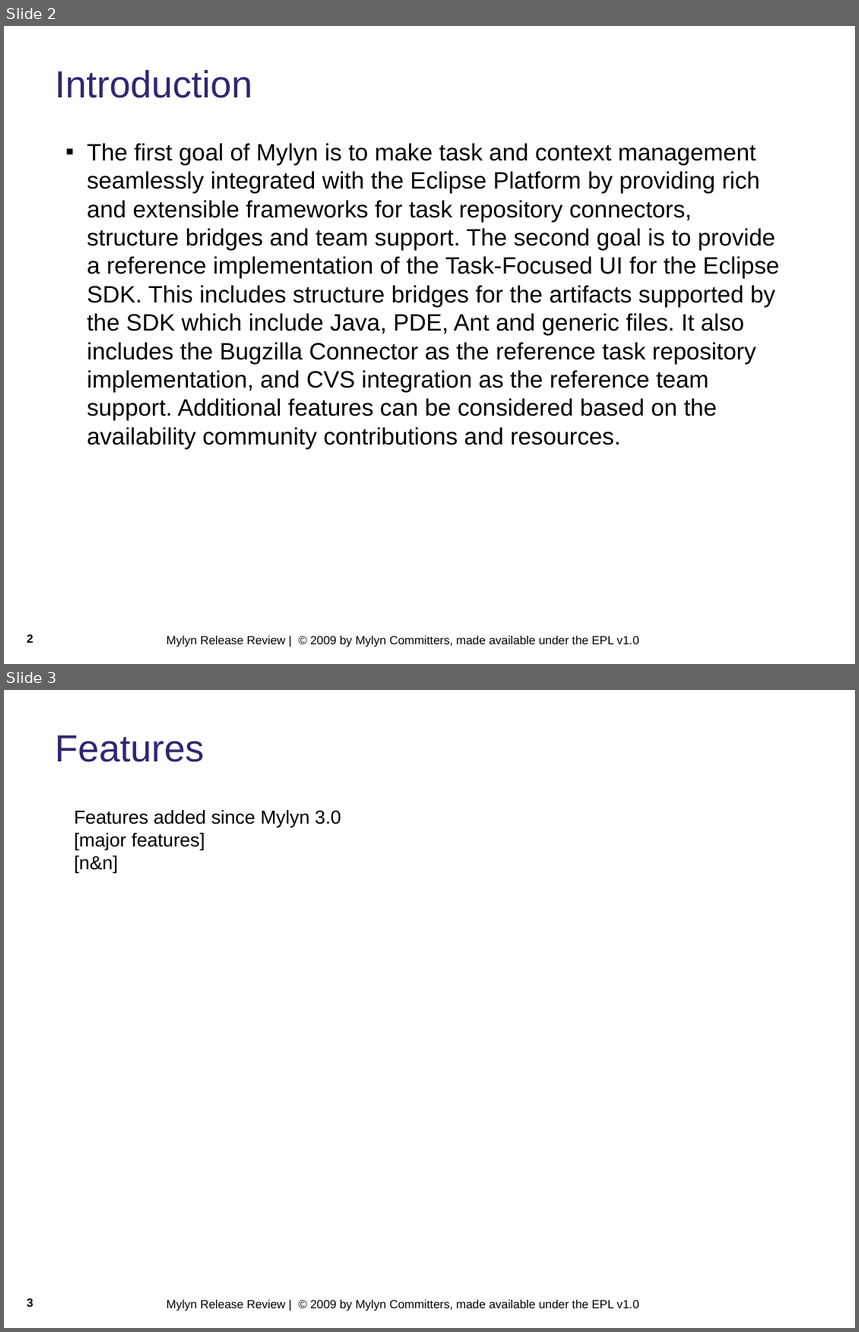
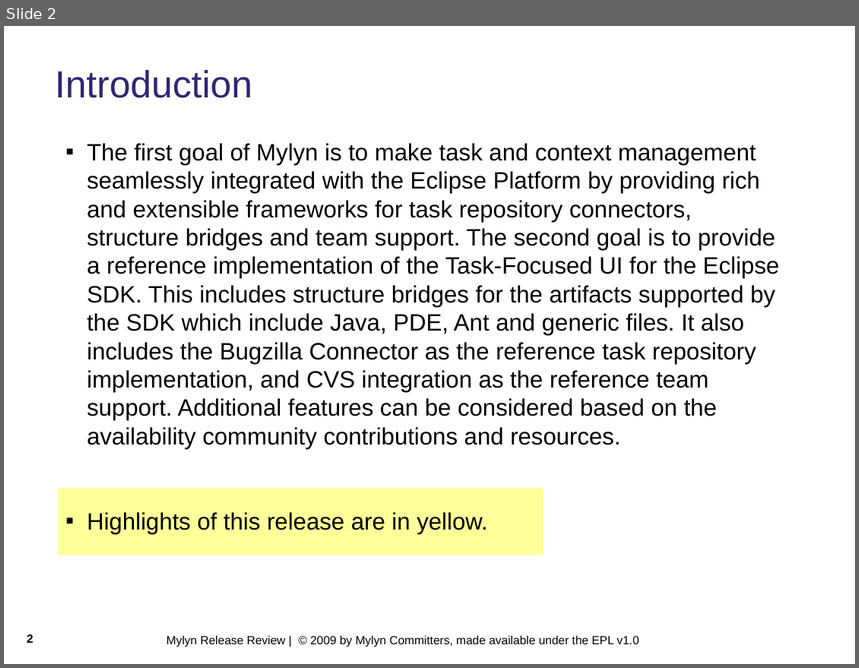
Before and after one commit to eclipse-mylyn/mylyn-website, a slide deck: publications/2009-03-mylyn-3.1-release-review.ppt. Shown one above the other, each under a label of ours: slides 2 and 3 before the commit, slide 2 after it. The pictures are 859x1332 and 859x668 pixels, drawn with LibreOffice and Linux fonts; fonts in the diff are those of the drawing; background and template pictures are left out. Boxes give left, top, right and bottom in pixels: in the first picture for what was removed or moved away, otherwise in the second. Text is boxed around its words. In the diff, an @@ line names an element or a change of style, - is before the commit and + after.

Commit message:
NEW - bug 263860: prepare Mylyn 3.1 release review https://bugs.eclipse.org/bugs/show_bug.cgi?id=263860

```diff
--- a/publications/2009-03-mylyn-3.1-release-review.ppt
+++ b/publications/2009-03-mylyn-3.1-release-review.ppt
@@ slide 3 removed at [4, 690, 855, 1328], background #FFFFFF; not listed: 1 template element that a slide beside it also shows @@
@@ text removed at [55, 735, 204, 762] @@
-Features
@@ text removed at [74, 810, 341, 873] @@
-Features added since Mylyn 3.0
-[major features]
-[n&n]
@@ page number removed at [27, 1299, 34, 1307] @@
-3
@@ slide 2 changed as well @@
@@ rectangle added at [58, 488, 544, 556], fill #FFFF99 @@
```
Also in this commit, not shown: 13 other slides changed, 3 slides added.
